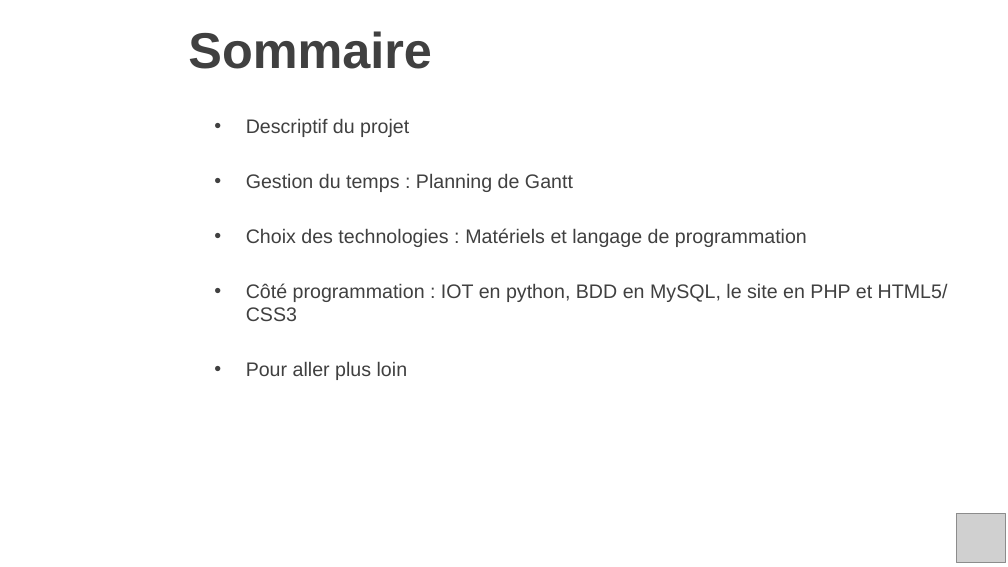
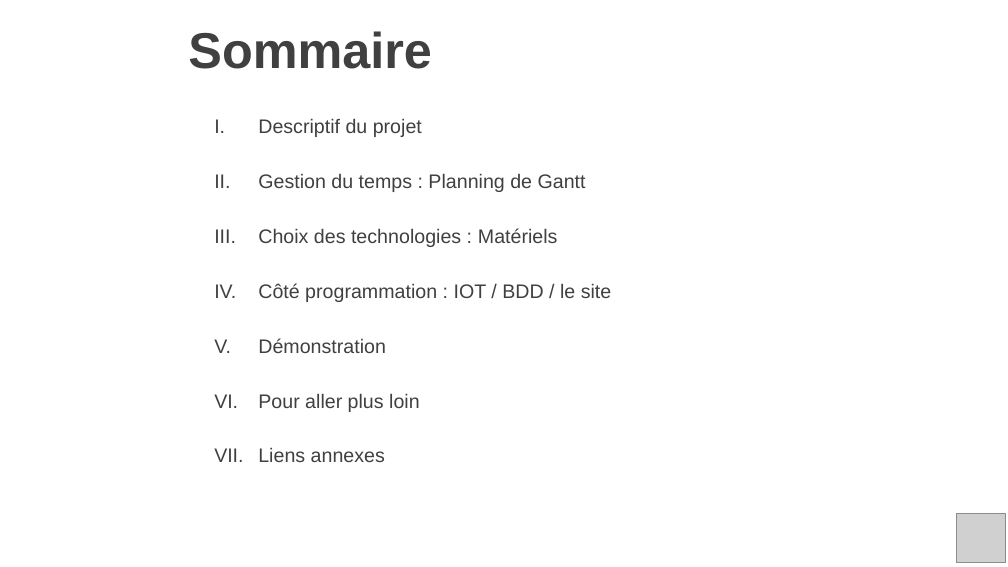
Before and after one commit to theoDELAS/Plante_Connectee, a slide deck: slide 2 of pres_plante_co.pptx. Drawn at 1008x567 pixels with LibreOffice and Linux fonts; fonts in the diff are those of the drawing; grey boxes stand for pictures; background and template pictures are left out. Boxes give left, top, right and bottom in pixels: in the first picture for what was removed or moved away, otherwise in the second. Text is boxed around its words. In the diff, an @@ line names an element or a change of style, - is before the commit and + after.

```diff
--- a/pres_plante_co.pptx
+++ b/pres_plante_co.pptx
@@ text at bbox=[258, 118, 586, 412]: bullet • to I. @@
@@ text at bbox=[258, 228, 612, 353]: text changed @@
-• Choix des technologies : Matériels et langage de programmation
-• Côté programmation : IOT en python, BDD en MySQL, le site en PHP et HTML5/CSS3
+III. Choix des technologies : Matériels
+IV. Côté programmation : IOT / BDD / le site
+V. Démonstration
@@ text at bbox=[258, 447, 385, 462]: paragraph added @@
+VII. Liens annexes
```
Also in this commit, not shown: 1 other slide changed, 8 slides added.
